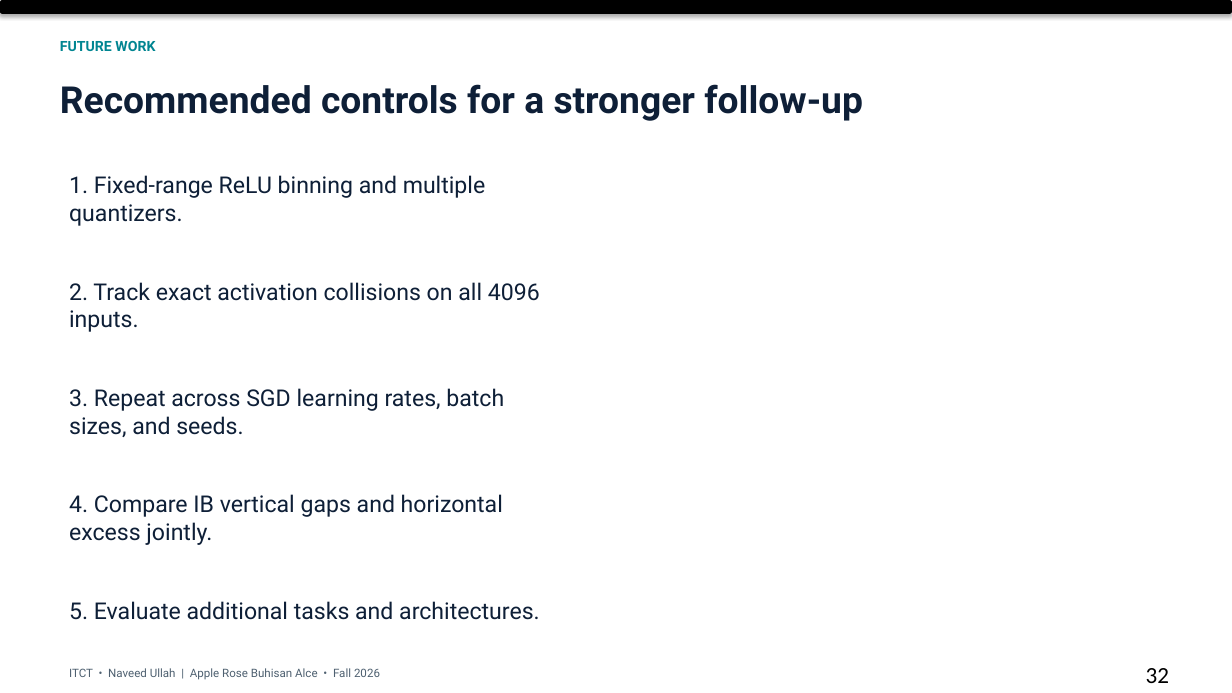
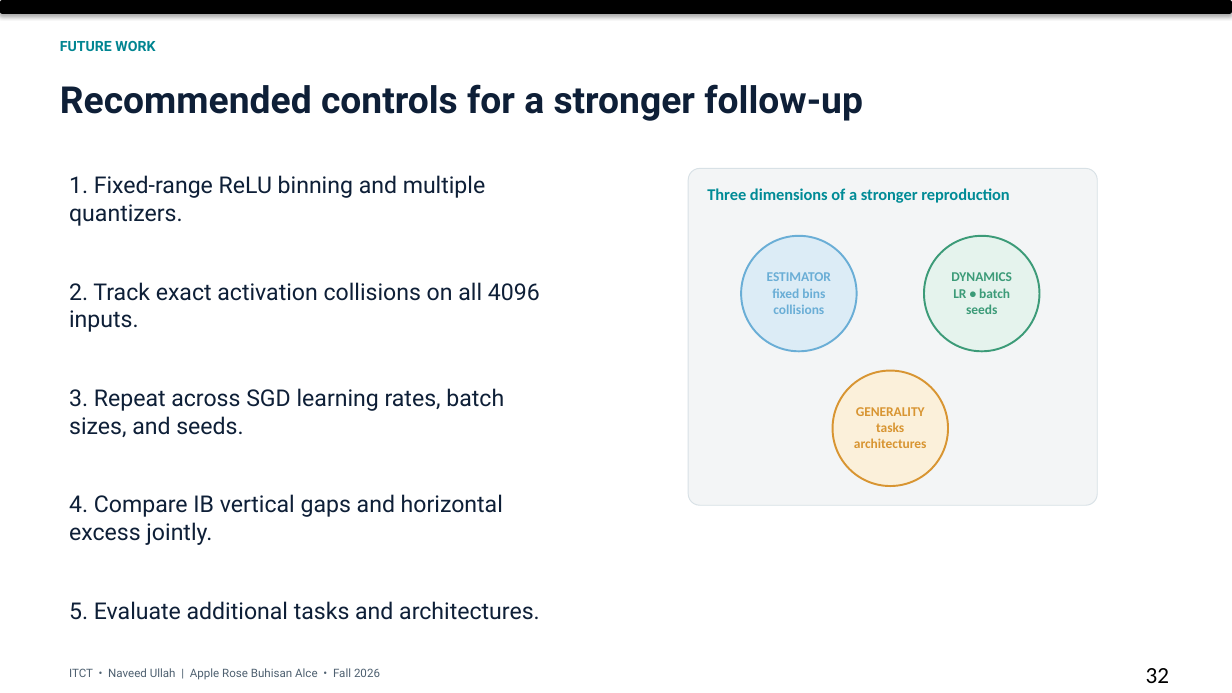
Before and after one commit to arba318/information-plane-lab, a slide deck: slide 32 of dist/artifacts/ITCT_Final_Presentation.pptx. Drawn at 1232x693 pixels with LibreOffice and Linux fonts; fonts in the diff are those of the drawing. Boxes give left, top, right and bottom in pixels: in the first picture for what was removed or moved away, otherwise in the second. Text is boxed around its words. In the diff, an @@ line names an element or a change of style, - is before the commit and + after.

```diff
--- a/dist/artifacts/ITCT_Final_Presentation.pptx
+++ b/dist/artifacts/ITCT_Final_Presentation.pptx
@@ rounded rectangle added at [689, 168, 1098, 506], fill #F3F5F6, outline #D8E1E6 0.75 pt @@
@@ text added at [707, 188, 1010, 203], 12.8 pt, text #008B96, bold @@
+Three dimensions of a stronger reproduction
@@ ellipse added at [741, 236, 857, 351], fill #DCECF6, outline #6AAED6 1.5 pt @@
@@ ellipse added at [924, 236, 1040, 351], fill #E5F3ED, outline #3C9B78 1.5 pt @@
@@ text added at [767, 272, 831, 314], 10.5 pt, text #6AAED6, bold @@
+ESTIMATOR
+fixed bins
+collisions
@@ text added at [951, 272, 1012, 314], 10.5 pt, text #3C9B78, bold @@
+DYNAMICS
+LR • batch
+seeds
@@ ellipse added at [833, 371, 948, 486], fill #FBF0DA, outline #D89532 1.5 pt @@
@@ text added at [854, 407, 927, 448], 10.5 pt, text #D89532, bold @@
+GENERALITY
+tasks
+architectures
```
Also in this commit, not shown: 11 other slides changed, 1 other file.
